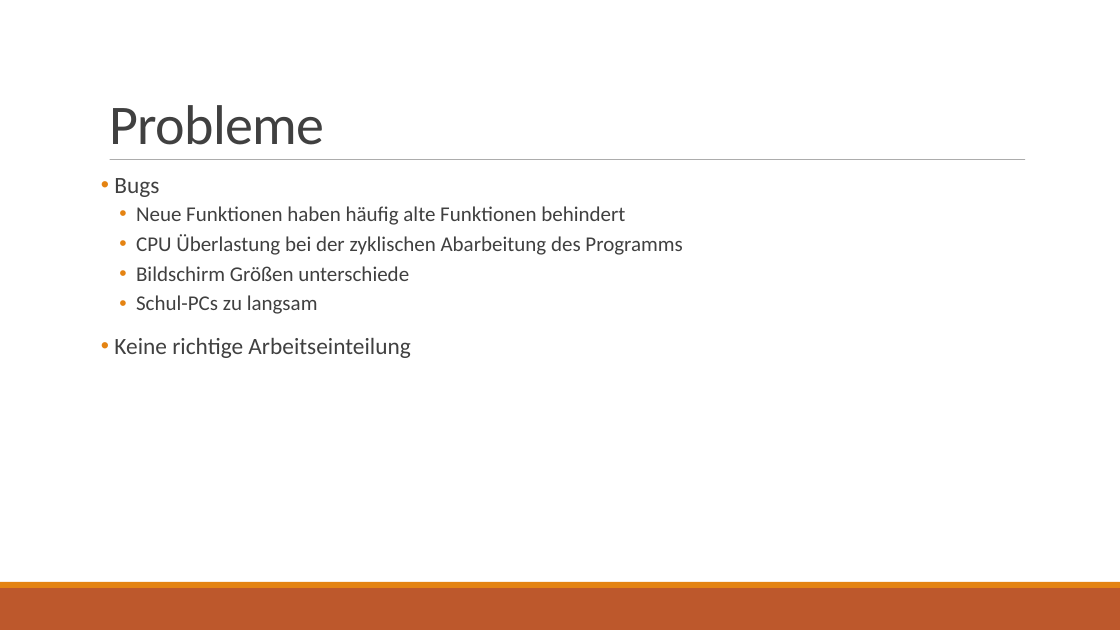
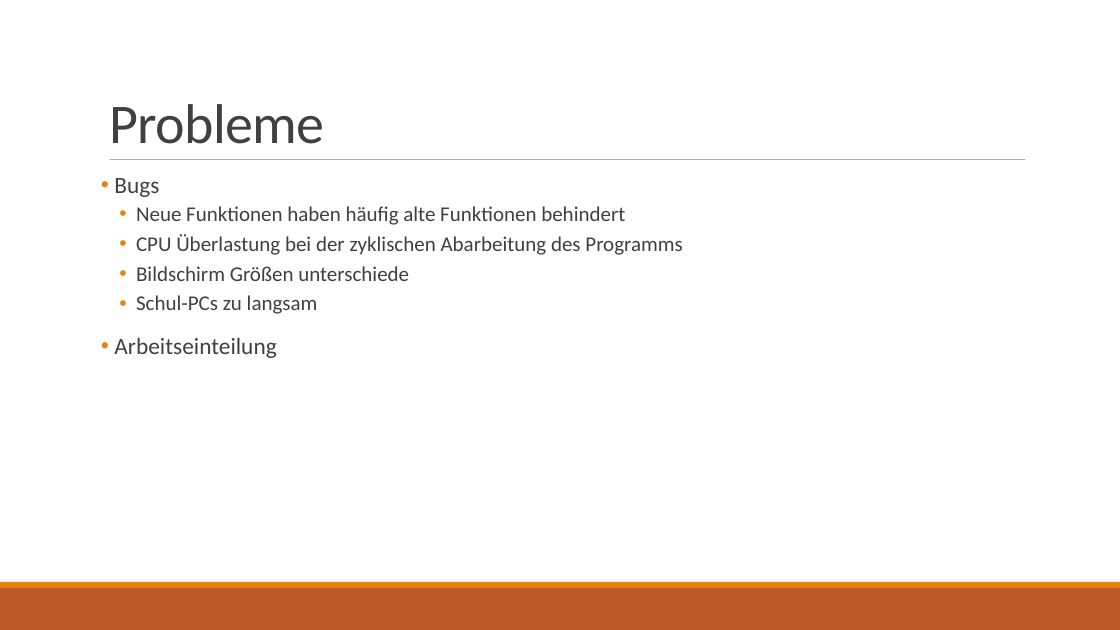
Before and after one commit to M4r3thyu/Error_NameNotFound, a slide deck: slide 8 of Praesentation.pptx. Drawn at 1120x630 pixels with LibreOffice and Linux fonts; fonts in the diff are those of the drawing. Boxes give left, top, right and bottom in pixels: in the first picture for what was removed or moved away, otherwise in the second. Text is boxed around its words. In the diff, an @@ line names an element or a change of style, - is before the commit and + after.

```diff
--- a/Praesentation.pptx
+++ b/Praesentation.pptx
@@ text at (114, 338, 276, 358): text changed @@
-• Keine richtige Arbeitseinteilung
+• Arbeitseinteilung
```
